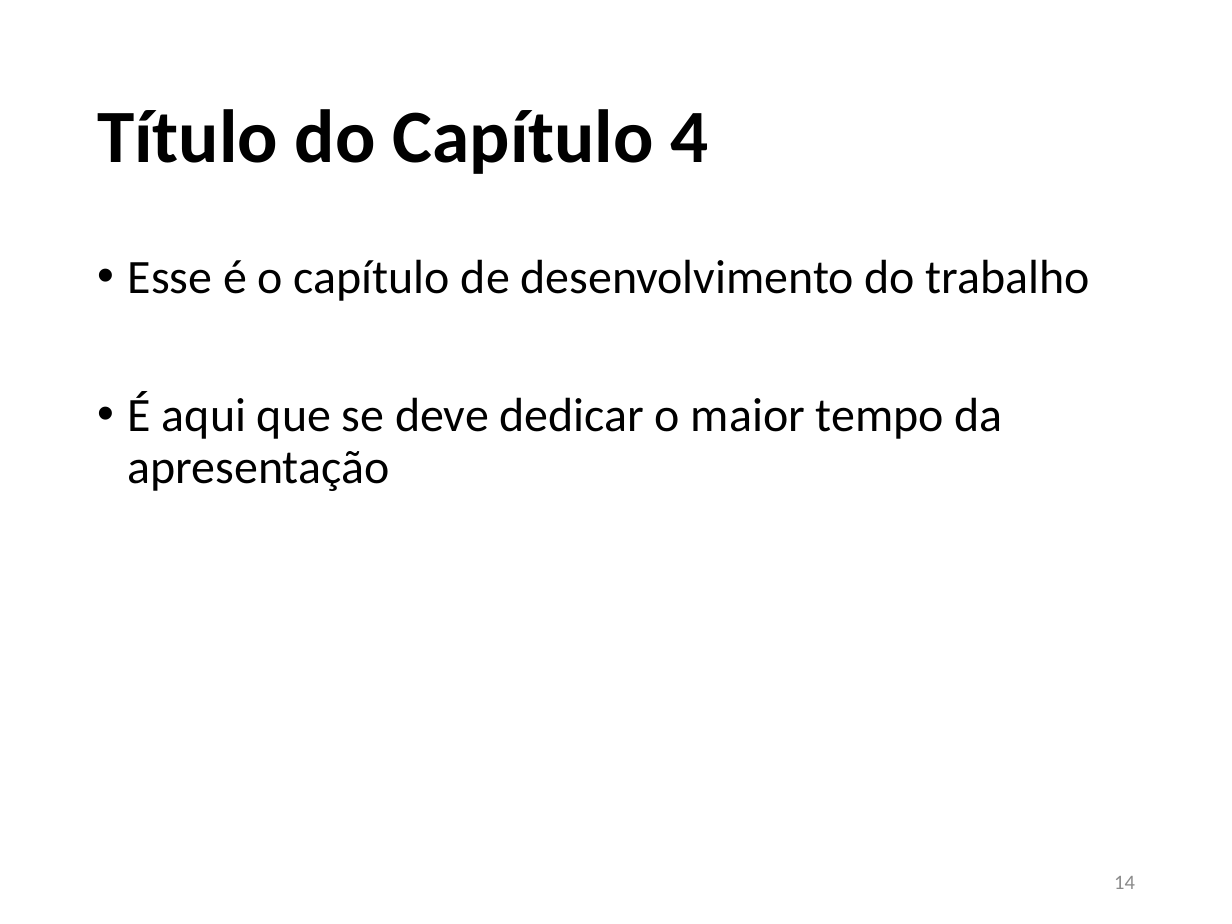
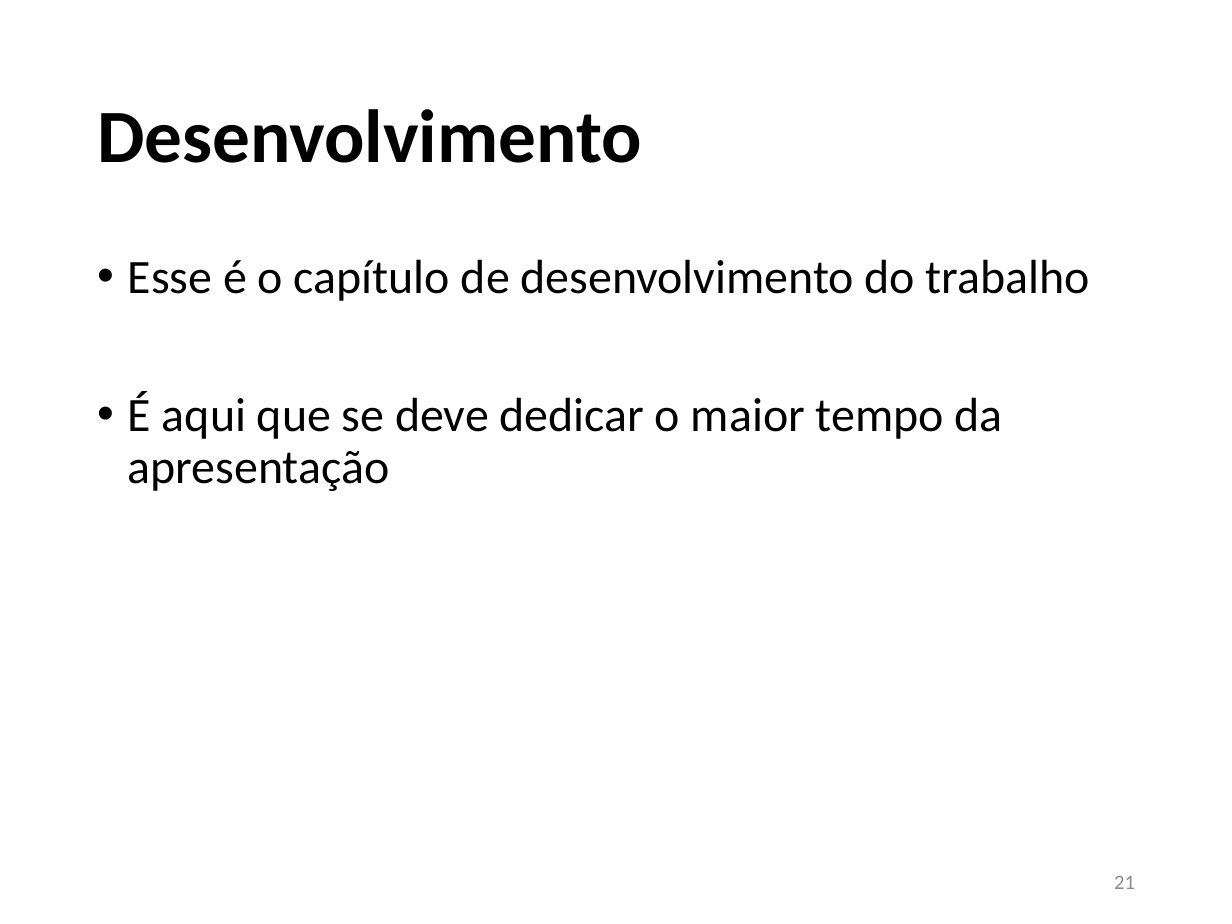
Before and after one commit to JoaoVFG/documentacaoTG, a slide deck: slide 21 of APRESENTAÇÃO JOAO VITOR.pptx (slide 14 before the commit). Drawn at 1232x924 pixels with LibreOffice and Linux fonts; fonts in the diff are those of the drawing. Boxes give left, top, right and bottom in pixels: in the first picture for what was removed or moved away, otherwise in the second. Text is boxed around its words. In the diff, an @@ line names an element or a change of style, - is before the commit and + after.

```diff
--- a/APRESENTAÇÃO JOAO VITOR.pptx
+++ b/APRESENTAÇÃO JOAO VITOR.pptx
@@ title at [97,109,642,163]: text changed @@
-Título do Capítulo 4
+Desenvolvimento
@@ page number at [1114,876,1135,889]: text changed @@
-14
+21
```
Also in this commit, not shown: 9 other slides changed, 12 slides added, 3 slides removed, 1 other file.
